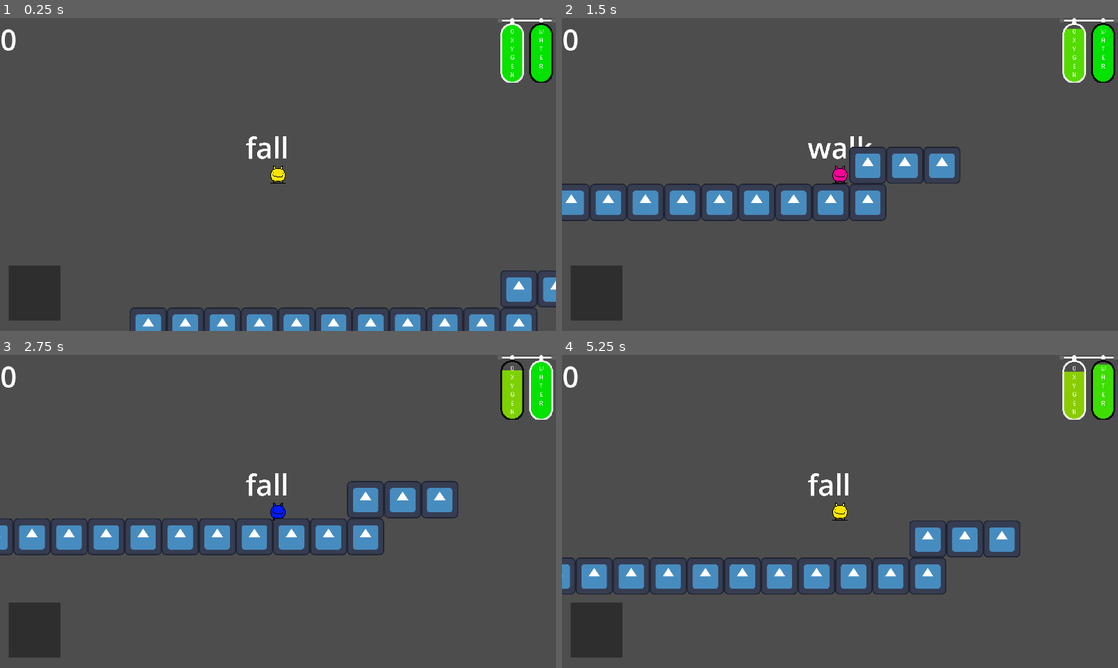
Above: before the commit, frames 1-4 (two rows, left to right).
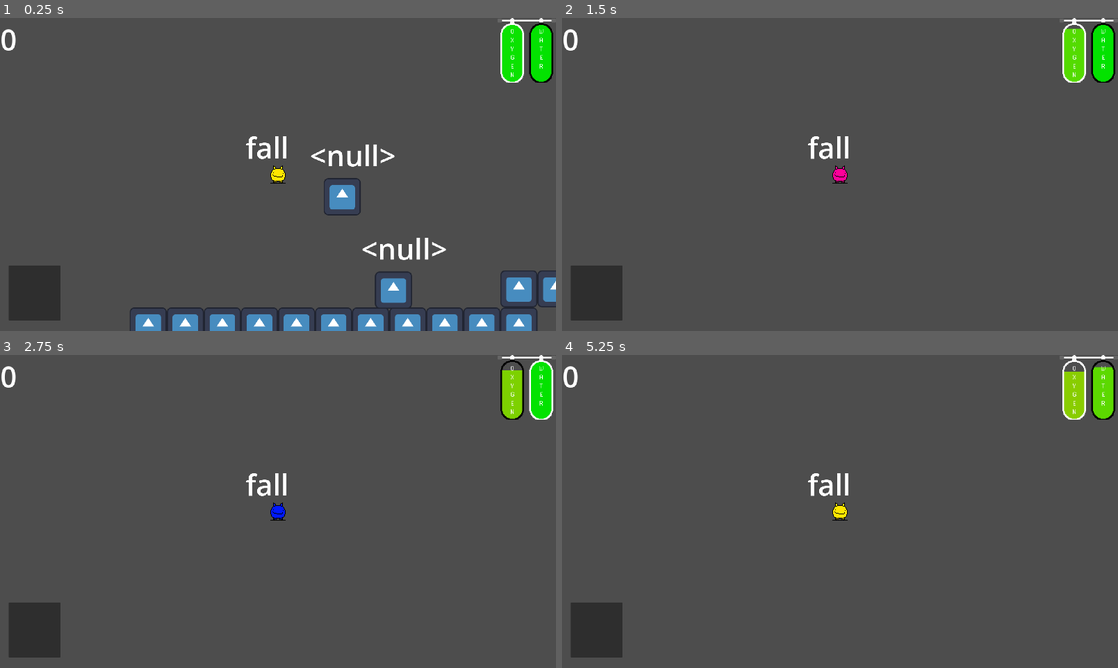
Above: after the commit, the same moments.

Repository: WholeYear12GameDesign/GrandmaGame
Game: Godot game, scene res://Player/debug.tscn
The game is run twice, just before and just after one commit, with the same random seed, the same clock (stepped at 60 frames per second) and the same inputs. This scene is started directly instead of the project's main scene. The engine's default icon, where the game draws it, is replaced by a stand-in: a white triangle on a blue panel in a dark square.
Inputs:
- Up to frame 1 (0.25 s): no input
- Up to frame 2 (1.5 s): hold Space (jetpack) 0.53-1.28 s; hold D (right) from 0.53 s (still down); tap W (jump) at 0.77, 0.8, 1.07, 1.35 s
- Up to frame 3 (2.75 s): tap W (jump) at 1.52, 1.82 s; tap Space (jetpack) at 1.55 s; release D (right) at 2.03 s; hold A (left) from 2.03 s (still down); hold W (jump) from 2.03 s (still down); tap Tab (changetank) at 2.1 s
- Up to frame 4 (5.25 s): release A (left) at 2.78 s; release W (jump) at 2.78 s; hold D (right) 2.78-4.28 s; tap Space (jetpack) at 2.85, 4.55 s; tap W (jump) at 3.02, 3.32, 3.77, 3.8, 4.07, 4.35, 4.52, 4.82 s; hold Space (jetpack) 3.53-4.28 s; hold A (left) 4.28-5.03 s; hold D (right) from 5.03 s (still down); hold W (jump) from 5.03 s (still down); tap Tab (changetank) at 5.1 s

The runs differ from the first frame. In frame 1, 1.6% of the frame differs, in the area x 55-81%, y 40-93%; in frame 2, 5.7%; in frame 3, 6.0%; in frame 4, 6.6%, in the area x 0-100%, y 2-77%.

Commit message:
added blocks wip

Diff:
--- /dev/null
+++ b/GrandmaBasement/Player/block.gd
@@ -0,0 +1,32 @@
+extends RigidBody2D
+
+var player = null
+var gravity = 3
+
+func _process(delta):
+	print(player)
+	$Label.text = str(player)
+	if player != null:
+		modulate.a = 0.5
+	else:
+		modulate.a = 1
+	for raycast in $raycasts.get_children():
+		raycast.force_raycast_update()
+		if !raycast.is_colliding():
+			fall(delta)
+		else:
+			gravity = 3
+
+func fall(delta):
+	position.y += gravity * delta
+	gravity *= 1.05
+
+func _on_area_2d_body_entered(body):
+	if body.name == "Player":
+		player = body
+		player.current_state = get_node(str("/root/",get_tree().current_scene.name,"/Player/states")).block
+
+func _on_area_2d_body_exited(body):
+	if body.name == "Player":
+		player.current_state = get_node(str("/root/",get_tree().current_scene.name,"/Player/states")).fall
+		player = null
--- /dev/null
+++ b/GrandmaBasement/Player/block.tscn
@@ -0,0 +1,46 @@
+[gd_scene load_steps=5 format=3 uid="uid://crc7771xpqqld"]
+
+[ext_resource type="Script" path="res://Player/block.gd" id="1_rnuq1"]
+[ext_resource type="Texture2D" uid="uid://va5cc5u4i3i2" path="res://Art assets/icon.svg" id="2_p54xh"]
+
+[sub_resource type="RectangleShape2D" id="RectangleShape2D_ylubi"]
+size = Vector2(120, 120)
+
+[sub_resource type="RectangleShape2D" id="RectangleShape2D_2lsv4"]
+size = Vector2(138, 101)
+
+[node name="block" type="RigidBody2D"]
+lock_rotation = true
+script = ExtResource("1_rnuq1")
+
+[node name="Sprite2D" type="Sprite2D" parent="."]
+texture = ExtResource("2_p54xh")
+
+[node name="CollisionShape2D" type="CollisionShape2D" parent="."]
+shape = SubResource("RectangleShape2D_ylubi")
+
+[node name="Area2D" type="Area2D" parent="."]
+
+[node name="CollisionShape2D" type="CollisionShape2D" parent="Area2D"]
+position = Vector2(0, -0.5)
+shape = SubResource("RectangleShape2D_2lsv4")
+
+[node name="Label" type="Label" parent="."]
+offset_left = -112.0
+offset_top = -212.0
+offset_right = -72.0
+offset_bottom = -75.0
+theme_override_font_sizes/font_size = 100
+
+[node name="raycasts" type="Node2D" parent="."]
+
+[node name="RayCast2D" type="RayCast2D" parent="raycasts"]
+position = Vector2(-30, 0)
+target_position = Vector2(0, 70)
+
+[node name="RayCast2D2" type="RayCast2D" parent="raycasts"]
+position = Vector2(30, 0)
+target_position = Vector2(0, 70)
+
+[connection signal="body_entered" from="Area2D" to="." method="_on_area_2d_body_entered"]
+[connection signal="body_exited" from="Area2D" to="." method="_on_area_2d_body_exited"]
--- a/GrandmaBasement/Player/debug.tscn
+++ b/GrandmaBasement/Player/debug.tscn
@@ -1,7 +1,8 @@
-[gd_scene load_steps=5 format=3 uid="uid://dg2qn76g4qelb"]
+[gd_scene load_steps=6 format=3 uid="uid://dg2qn76g4qelb"]
 
 [ext_resource type="PackedScene" uid="uid://dxcfpp5okoqaf" path="res://Player/player.tscn" id="1_8hx18"]
 [ext_resource type="Texture2D" uid="uid://va5cc5u4i3i2" path="res://Art assets/icon.svg" id="2_hlsc1"]
+[ext_resource type="PackedScene" uid="uid://crc7771xpqqld" path="res://Player/block.tscn" id="3_i4v55"]
 
 [sub_resource type="TileSetAtlasSource" id="TileSetAtlasSource_fpetr"]
 texture = ExtResource("2_hlsc1")
@@ -26,3 +27,9 @@
 tile_set = SubResource("TileSet_ddhfx")
 format = 2
 layer_0/tile_data = PackedInt32Array(327676, 0, 0, 327677, 0, 0, 327678, 0, 0, 327679, 0, 0, 262144, 0, 0, 262145, 0, 0, 262146, 0, 0, 262147, 0, 0, 262148, 0, 0, 262149, 0, 0, 262150, 0, 0, 196614, 0, 0, 196615, 0, 0, 196616, 0, 0)
+
+[node name="block" parent="." instance=ExtResource("3_i4v55")]
+position = Vector2(399, 446)
+
+[node name="block2" parent="." instance=ExtResource("3_i4v55")]
+position = Vector2(222, 127)
--- a/GrandmaBasement/Player/player.gd
+++ b/GrandmaBasement/Player/player.gd
@@ -40,7 +40,7 @@
 	$Sprite.modulate.h += 0.01
 	$currentstate.text = str(current_state.name)
 	$CanvasLayer/Label.text = str(get_node("states/jetpack/jetpacktimer").time_left)
-	print(velocity)
+	#print(velocity)
 	if Input.is_action_just_pressed("free_oxygen"):
 		player_data.oxygen[0] = 100
 	if Input.is_action_just_pressed("pause"):
--- a/GrandmaBasement/Player/states/block.gd
+++ b/GrandmaBasement/Player/states/block.gd
@@ -1,4 +1,7 @@
 extends "state.gd"
 
 func update(delta):
-	return states.idle
+	player_movement(delta)
+	player.fall(delta)
+	if player.jump_input_actuation:
+		return states.jump
--- a/GrandmaBasement/Player/states/jetpack.gd
+++ b/GrandmaBasement/Player/states/jetpack.gd
@@ -12,7 +12,7 @@
 	if nozzle == 1:
 		player_movement(delta)
 		player.velocity.y = -5
-		player_data.oxygen[player_data.current_tank] -= 5 * delta
+		player_data.oxygen[player_data.current_tank] -= 10 * delta
 		if !player.jetpack_hold:
 			return states.fall
 	if nozzle == 2:
--- a/GrandmaBasement/Player/states/states.gd
+++ b/GrandmaBasement/Player/states/states.gd
@@ -5,3 +5,4 @@
 @onready var jetpack = $jetpack
 @onready var jump = $jump
 @onready var walk = $walk
+@onready var block = $block
--- a/GrandmaBasement/Scenes/Menu.gd
+++ b/GrandmaBasement/Scenes/Menu.gd
@@ -17,7 +17,7 @@
 
 
 func _on_continuefrom_save_pressed():
-	pass # Replace with function body.
+	get_tree().change_scene_to_file("res://Player/debug.tscn")
 
 
 func _on_level_select_pressed():
--- a/GrandmaBasement/Scenes/Menu.tscn
+++ b/GrandmaBasement/Scenes/Menu.tscn
@@ -51,7 +51,7 @@
 offset_top = 400.0
 offset_right = 800.0
 offset_bottom = 440.0
-text = "Continue"
+text = "Continue (debug)"
 
 [node name="LevelSelect" type="Button" parent="."]
 offset_left = 400.0
